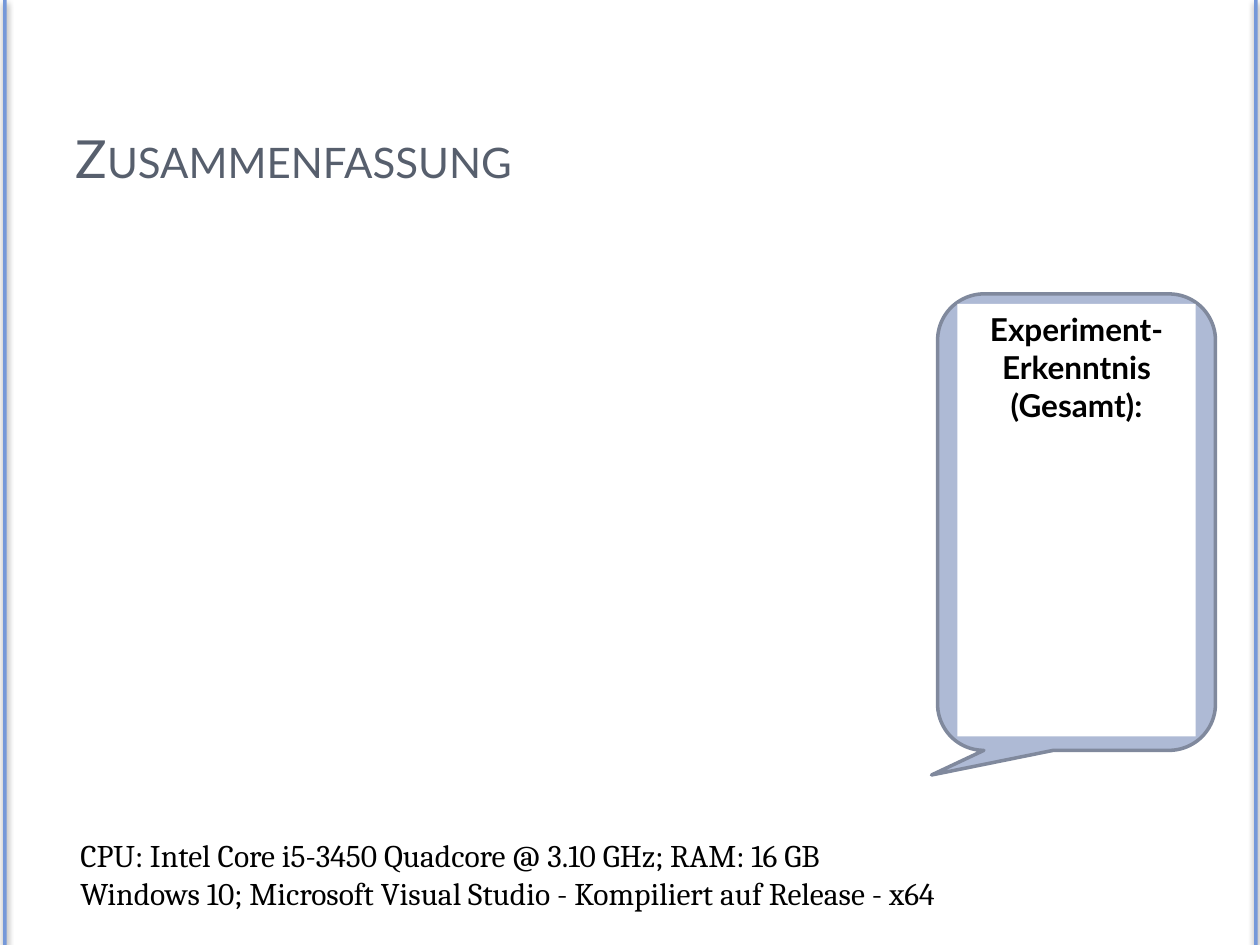
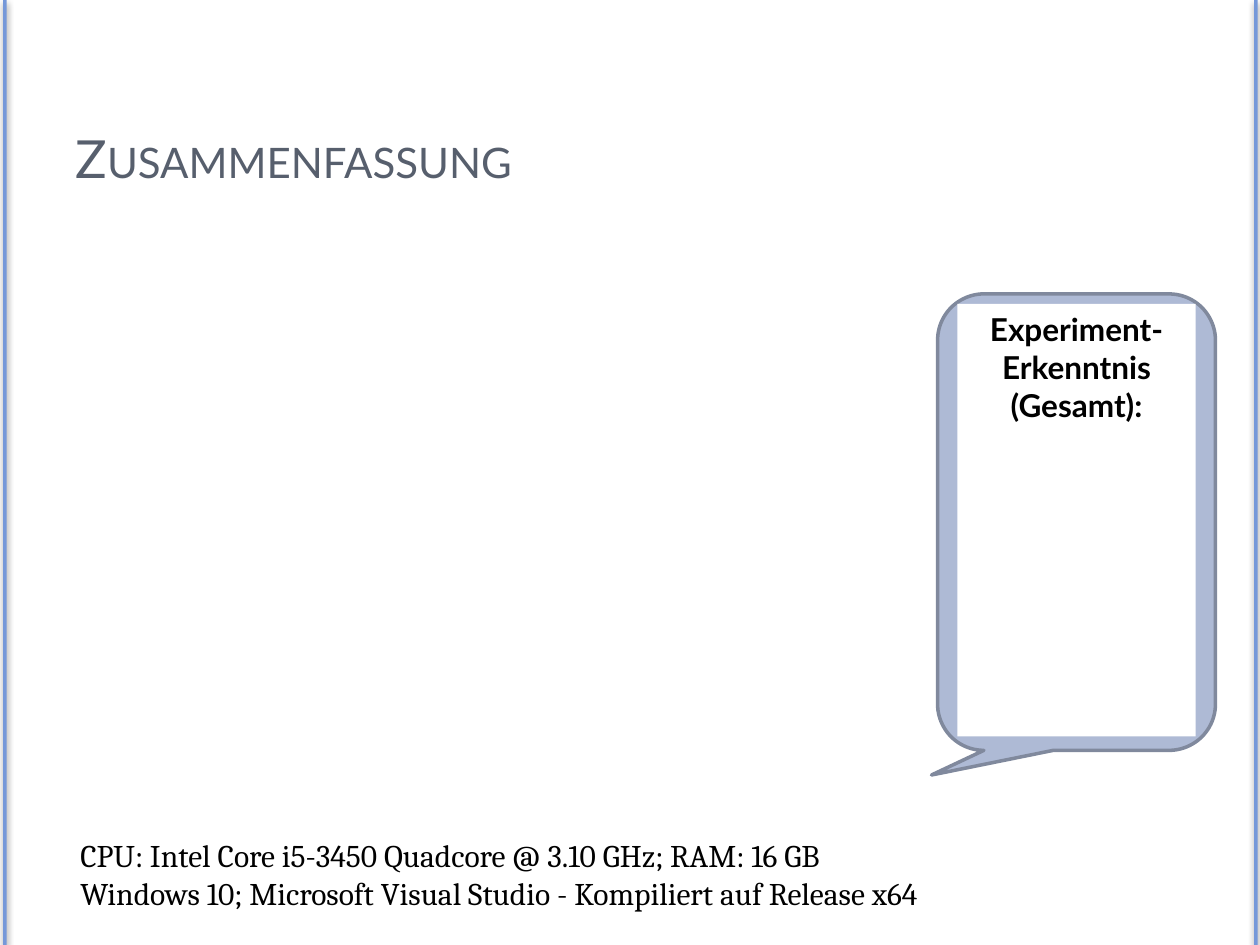
Before and after one commit to Exa-THM/HashTesting, a slide deck: slide 16 of Presentation/exa-hashes.pptx. Drawn at 1260x945 pixels with LibreOffice and Linux fonts; fonts in the diff are those of the drawing. Boxes give left, top, right and bottom in pixels: in the first picture for what was removed or moved away, otherwise in the second. Text is boxed around its words. In the diff, an @@ line names an element or a change of style, - is before the commit and + after.

```diff
--- a/Presentation/exa-hashes.pptx
+++ b/Presentation/exa-hashes.pptx
@@ text at <box>80,882,918,912</box>: text changed @@
-Windows 10; Microsoft Visual Studio - Kompiliert auf Release - x64
+Windows 10; Microsoft Visual Studio - Kompiliert auf Release x64
```
Also in this commit, not shown: 11 other slides changed, 1 other file.
